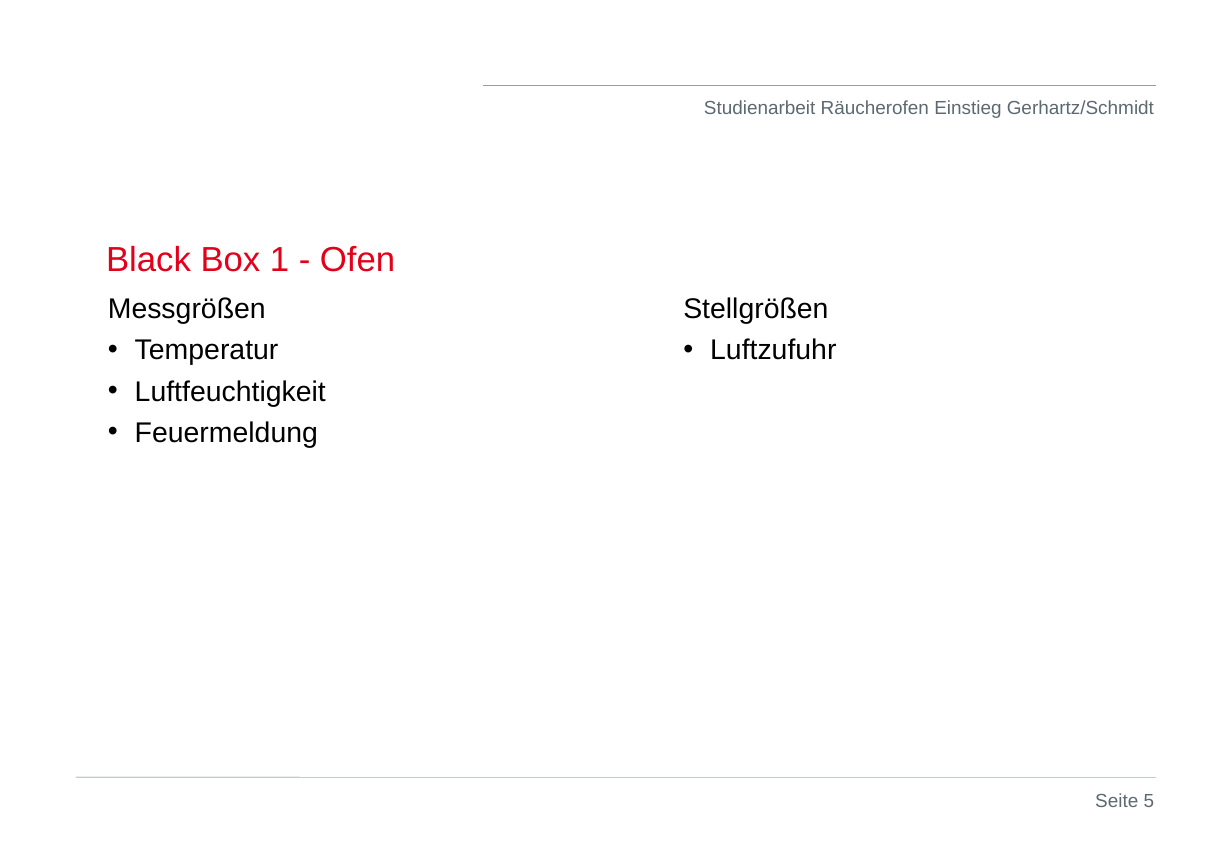
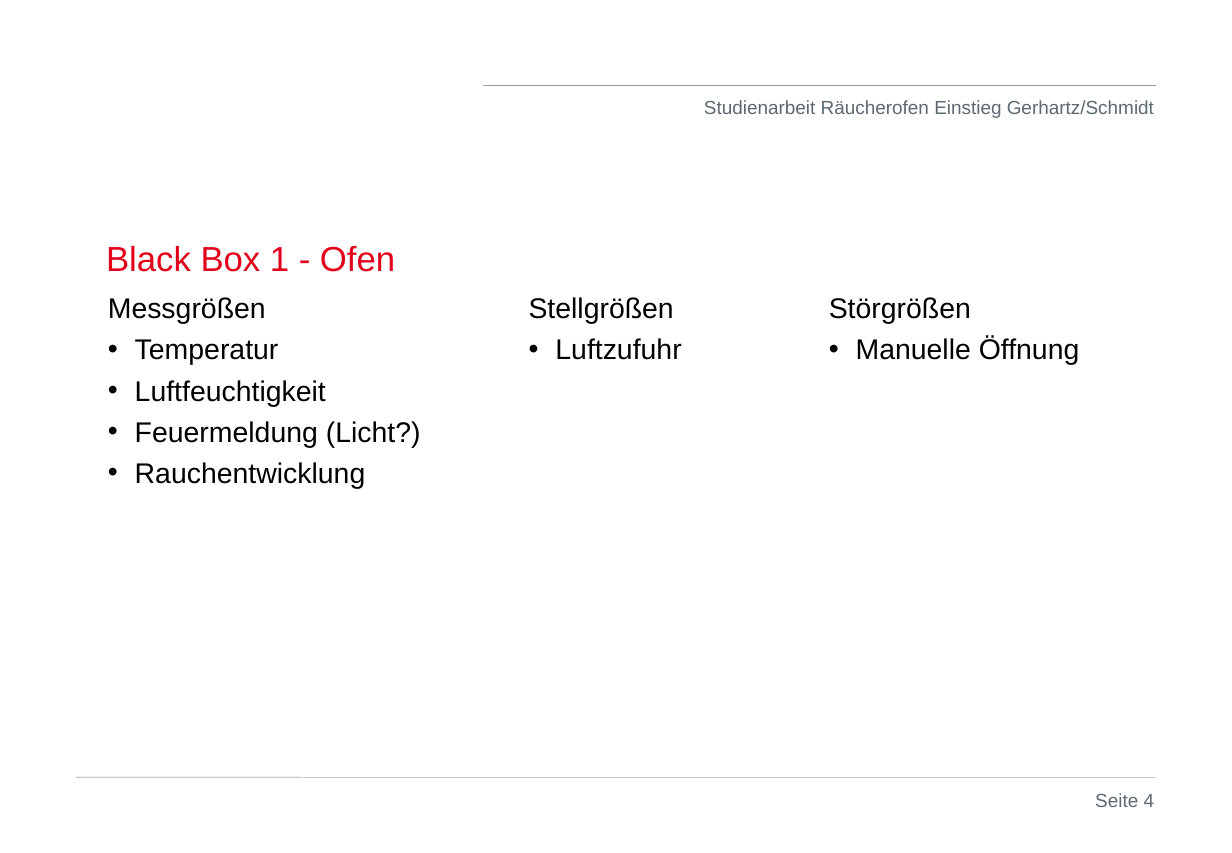
Before and after one commit to stege00/Raeucherofen, a slide deck: slide 4 of 05_Dokumente_DHBW/Präsentationen/KW40_2021_Studienarbeit_Gerhartz_Schmidt_Einstieg.ppt (slide 5 before the commit). Drawn at 1232x853 pixels with LibreOffice and Linux fonts; fonts in the diff are those of the drawing; background and template pictures are left out. Boxes give left, top, right and bottom in pixels: in the first picture for what was removed or moved away, otherwise in the second. Text is boxed around its words. In the diff, an @@ line names an element or a change of style, - is before the commit and + after.

```diff
--- a/05_Dokumente_DHBW/Präsentationen/KW40_2021_Studienarbeit_Gerhartz_Schmidt_Einstieg.ppt
+++ b/05_Dokumente_DHBW/Präsentationen/KW40_2021_Studienarbeit_Gerhartz_Schmidt_Einstieg.ppt
@@ text "Stellgrößen" moved from (x1=683, y1=297, x2=836, y2=360) to (x1=529, y1=297, x2=681, y2=360) @@
@@ text added at (x1=829, y1=297, x2=1080, y2=365), 18 pt, text #000000 @@
+Störgrößen
+• Manuelle Öffnung
@@ text at (x1=135, y1=421, x2=421, y2=489): text changed @@
-• Feuermeldung
+• Feuermeldung (Licht?)
+• Rauchentwicklung
@@ page number at (x1=1095, y1=793, x2=1155, y2=807): text changed @@
-Seite 5
+Seite 4
```
Also in this commit, not shown: 1 other slide changed, 2 slides added, 2 slides removed, 1 other file.
